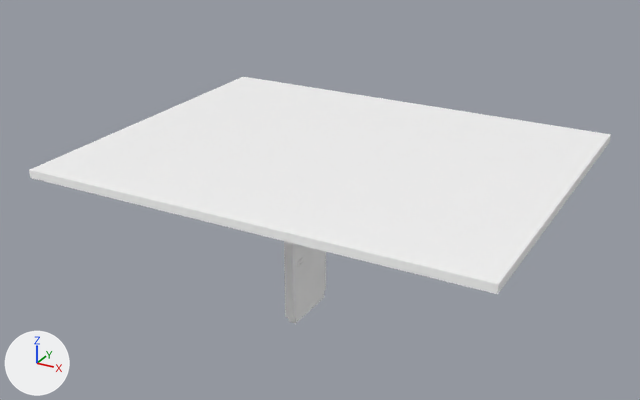
The glTF model public/assets/models/APARTMENT/normalDoor.gltf, before and after one commit.
Before and after are seen from a camera (50 mm lens) standing at (236.0, -449.0, 288.0) and looking at (-11.0, 0.0, 64.0). The axes (+X, +Y, +Z) are drawn at lower left. The lights are the same throughout.

Names of what the first picture shows: 'balconyBase_geo1', 'door', 'door_1', 'door_frame'.
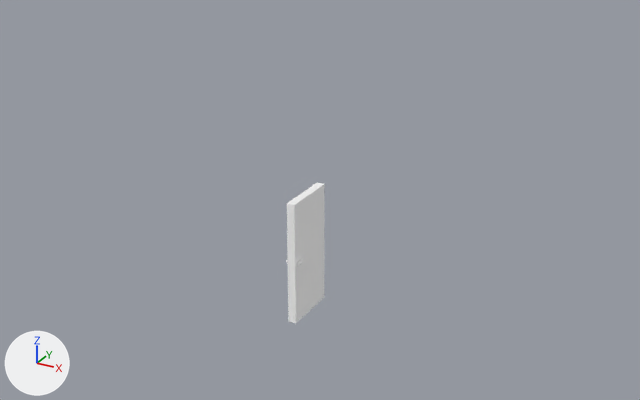
Changed parts and their boxes (x1, y1, x2, y2) in the pictures (640 x 400 px):
```json
{"object": "balconyBase_geo1", "change": "deleted", "before": [29, 77, 611, 294]}
{"object": "door_1", "change": "deleted", "before": [284, 241, 326, 319]}
{"object": "door_frame", "change": "deleted", "before": [292, 243, 326, 316]}
```

The change, as JSON lines over the scene's bpy script:
```json
{"op": "remove", "block": "ob_balconybase_geo1", "code": ["ob_balconybase_geo1 = bpy.data.objects.new('balconyBase_geo1', me_balconybase_geo1shape)", "ob_balconybase_geo1.location = (0.0, 0.0, 0.0)"]}
{"op": "remove", "block": "ob_door_1", "code": ["ob_door_1 = bpy.data.objects.new('door_1', me_door_shape1)", "ob_door_1.parent = ob_door01", "ob_door_1.location = (0.0, 0.0, 5.478)", "ob_door_1.scale = (0.44, 3.58, 6.32)"]}
{"op": "remove", "block": "ob_door_frame", "code": ["ob_door_frame = bpy.data.objects.new('door_frame', me_door_frameshape)", "ob_door_frame.parent = ob_door01", "ob_door_frame.location = (0.0, 5.767, 0.0)"]}
```
